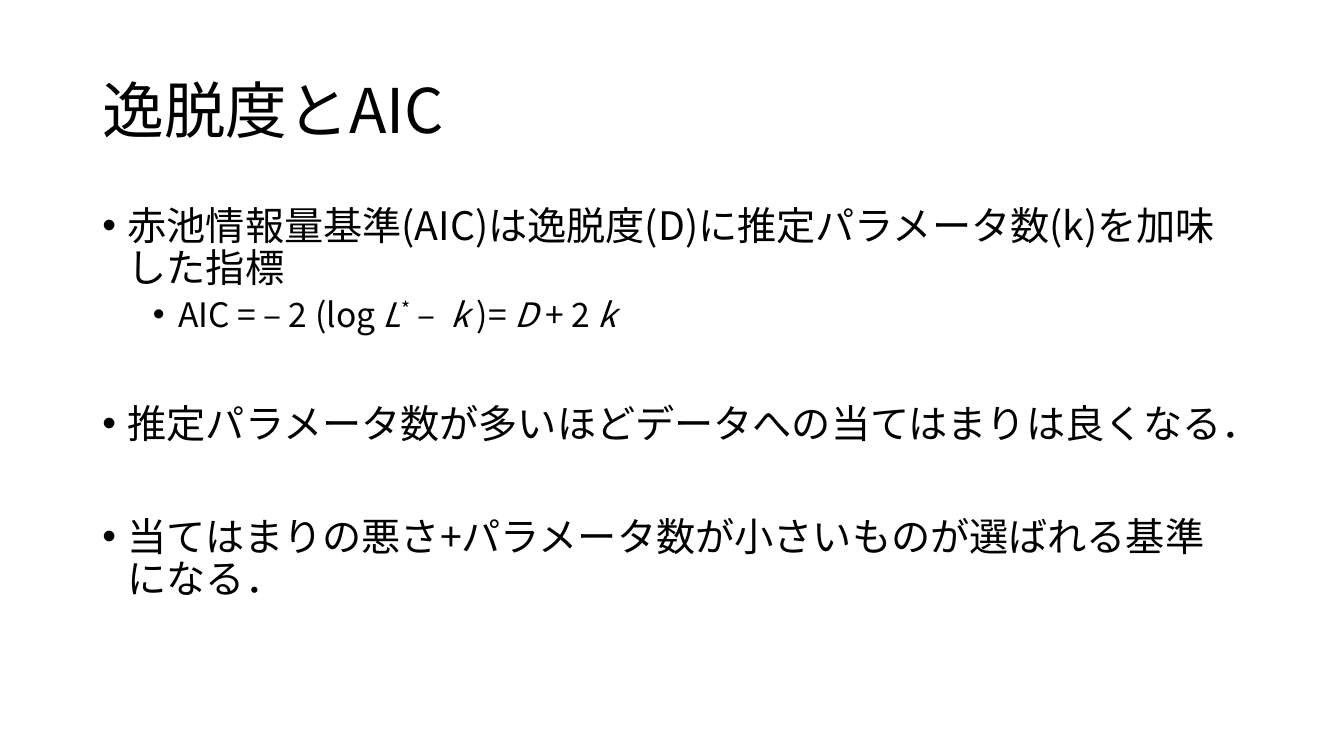
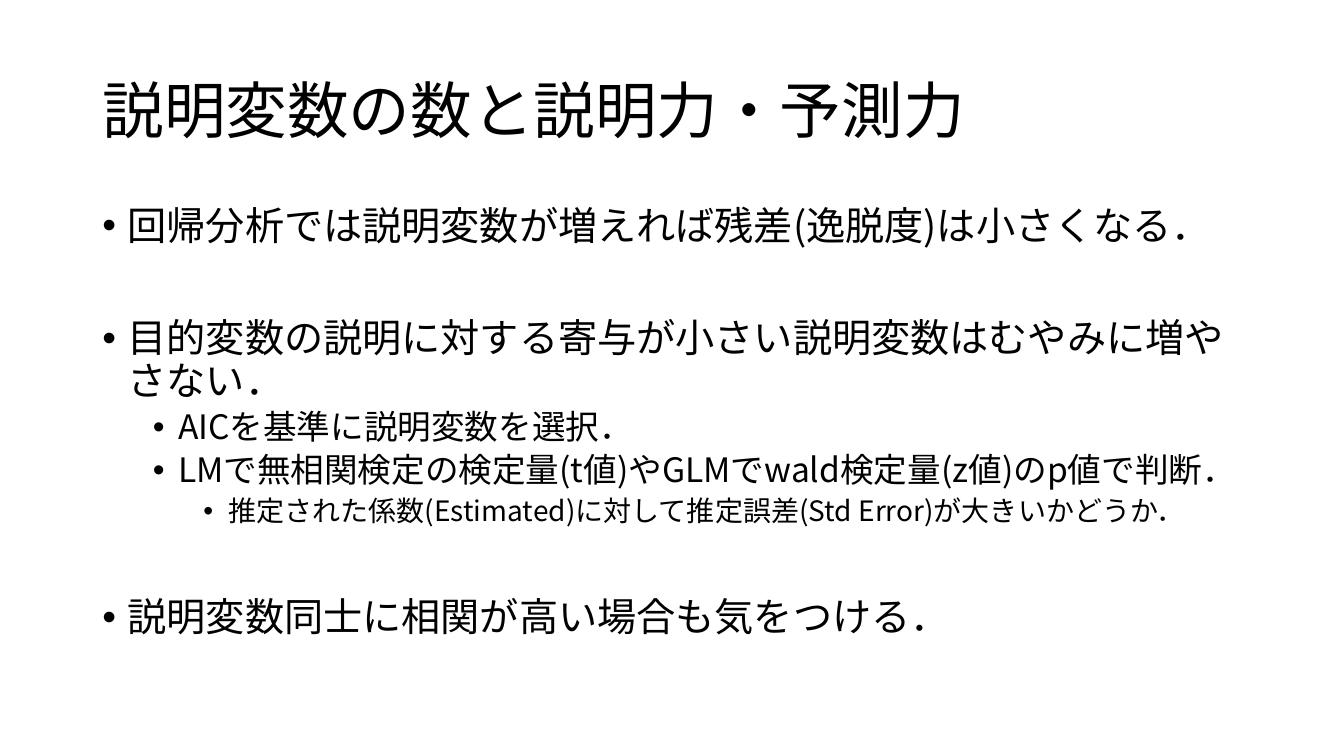
Before and after one commit to KoHMB/Shigen_kensyu_FRA, a slide deck: slide 2 of R/スライド/第26回.pptx (slide 6 before the commit). Drawn at 1344x756 pixels with LibreOffice and Linux fonts; fonts in the diff are those of the drawing. Boxes give left, top, right and bottom in pixels: in the first picture for what was removed or moved away, otherwise in the second. Text is boxed around its words. In the diff, an @@ line names an element or a change of style, - is before the commit and + after.

```diff
--- a/R/スライド/第26回.pptx
+++ b/R/スライド/第26回.pptx
@@ title at (102, 81, 964, 138): text changed @@
-逸脱度とAIC
+説明変数の数と説明力・予測力
@@ text at (128, 206, 1236, 635): text changed @@
-• 赤池情報量基準(AIC)は逸脱度(D)に推定パラメータ数(k)を加味した指標
-  • AIC = – 2 (log L* – k )= D + 2 k
-• 推定パラメータ数が多いほどデータへの当てはまりは良くなる．
-• 当てはまりの悪さ+パラメータ数が小さいものが選ばれる基準になる．
+• 回帰分析では説明変数が増えれば残差(逸脱度)は小さくなる．
+• 目的変数の説明に対する寄与が小さい説明変数はむやみに増やさない．
+  • AICを基準に説明変数を選択．
+  • LMで無相関検定の検定量(t値)やGLMでwald検定量(z値)のp値で判断．
+    • 推定された係数(Estimated)に対して推定誤差(Std Error)が大きいかどうか．
+• 説明変数同士に相関が高い場合も気をつける．
```
Also in this commit, not shown: 1 other slide changed, 5 slides added, 6 slides removed, 21 other files.
